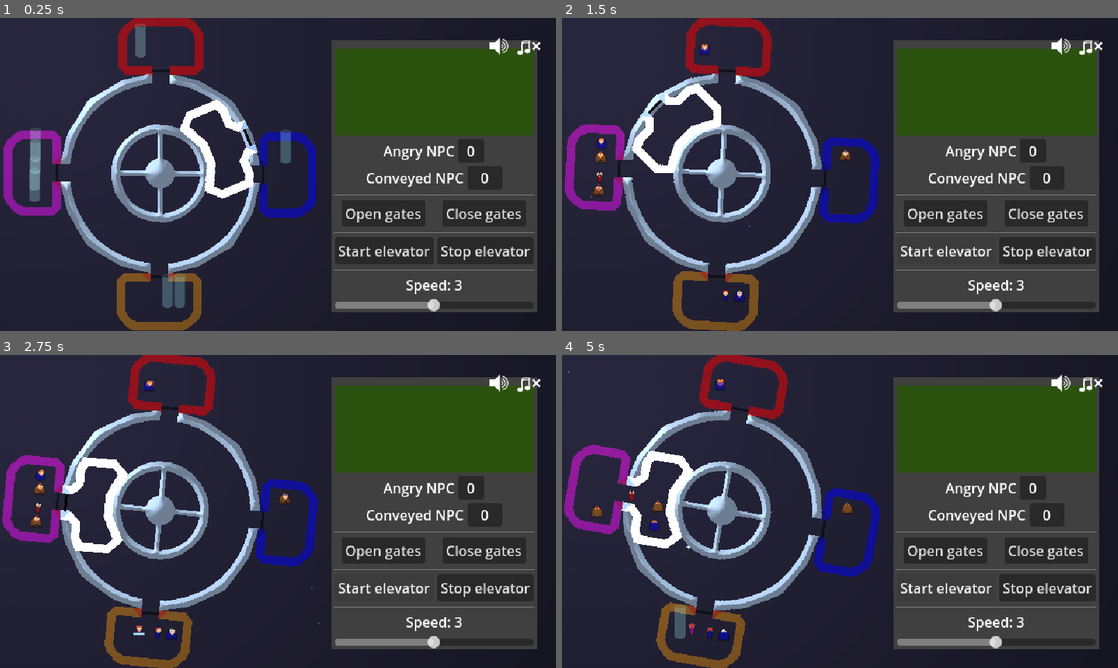
Above: before the commit, frames 1-4 (two rows, left to right).
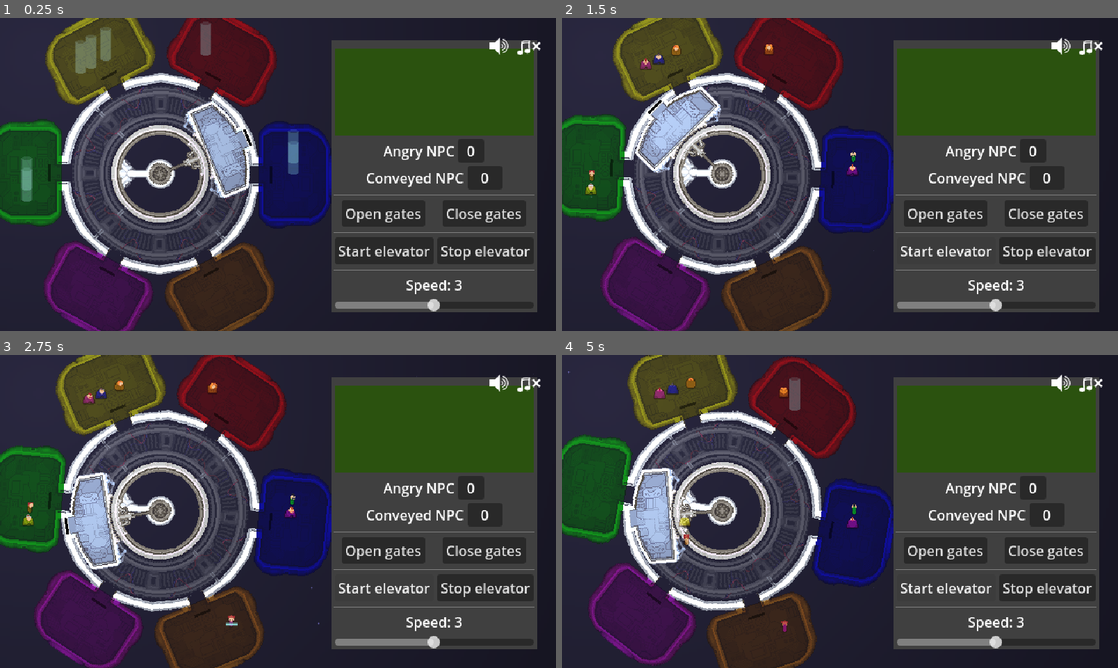
Above: after the commit, the same moments.

Repository: tehelka-gamedev/gmtk-2025
Game: Godot game, scene res://main.tscn
The game is run twice, just before and just after one commit, with the same random seed, the same clock (stepped at 60 frames per second) and the same inputs. The engine's default icon, where the game draws it, is replaced by a stand-in: a white triangle on a blue panel in a dark square. Sound files missing from this copy of the repository are replaced by a short silence.
Inputs:
- Up to frame 1 (0.25 s): no input
- Up to frame 2 (1.5 s): click "Start elevator" at 0.5 s; click "Start elevator" at 1.25 s
- Up to frame 3 (2.75 s): tap Enter (open_door) at 2 s; hold Right (ui_right) from 2.03 s (still down); tap Space (elevator_toggle_movement) at 2.1 s
- Up to frame 4 (5 s): release Right (ui_right) at 2.78 s; hold Down (ui_down) 2.78-3.53 s; tap Enter (open_door) at 2.85, 4.35 s; hold Right (ui_right) 3.53-4.28 s; tap Space (elevator_toggle_movement) at 3.6 s; hold Up (ui_up) from 4.28 s (still down)

The runs differ from the first frame. In frame 1, 32% of the frame differs, in the area x 0-60%, y 0-100%; in frame 2, 31%; in frame 3, 31%; in frame 4, 31%.

Commit message:
Add final sprites

Diff:
--- a/godot/main.tscn
+++ b/godot/main.tscn
@@ -1,14 +1,13 @@
-[gd_scene load_steps=23 format=3 uid="uid://dtidxkaetf78h"]
+[gd_scene load_steps=21 format=3 uid="uid://dtidxkaetf78h"]
 
 [ext_resource type="Script" uid="uid://cdo6vkw180fto" path="res://scripts/game_manager.gd" id="1_lquwl"]
-[ext_resource type="Texture2D" uid="uid://b8vqi0ufi13oa" path="res://sprites/spacestation.png" id="2_1bvp3"]
 [ext_resource type="Texture2D" uid="uid://b6nuk4e64hnsf" path="res://sprites/background.png" id="2_7mycd"]
 [ext_resource type="PackedScene" uid="uid://bixriv415q58j" path="res://objects/elevator.tscn" id="3_7mycd"]
 [ext_resource type="Texture2D" uid="uid://bq8gfnv4drwjg" path="res://sprites/staranimation-Sheet.png" id="3_272bh"]
-[ext_resource type="Texture2D" uid="uid://yb7xrfudbkkw" path="res://sprites/spacestation_n.png" id="3_lquwl"]
 [ext_resource type="Shader" uid="uid://cln8o8wolh2av" path="res://rotsprite.gdshader" id="4_4c57u"]
 [ext_resource type="Script" uid="uid://dqgdl6pik3h05" path="res://objects/space_station.gd" id="4_7mycd"]
 [ext_resource type="PackedScene" uid="uid://dd5giy7mmmmxe" path="res://objects/room.tscn" id="4_272bh"]
+[ext_resource type="Texture2D" uid="uid://r37kde8uq8rm" path="res://sprites/spacestation2.png" id="6_074og"]
 [ext_resource type="Texture2D" uid="uid://ql6m5dp2c24u" path="res://sprites/light.png" id="9_kek77"]
 [ext_resource type="PackedScene" uid="uid://cyg333imlt7y0" path="res://ui/control_panel.tscn" id="11_cegan"]
 [ext_resource type="PackedScene" uid="uid://cyiio111ful15" path="res://ui/mute_sounds_container.tscn" id="12_dg77c"]
@@ -29,10 +28,6 @@
 [sub_resource type="ShaderMaterial" id="ShaderMaterial_efxa6"]
 shader = ExtResource("4_4c57u")
 shader_parameter/pixel_scale = 1.0
-
-[sub_resource type="CanvasTexture" id="CanvasTexture_1bvp3"]
-diffuse_texture = ExtResource("2_1bvp3")
-normal_texture = ExtResource("3_lquwl")
 
 [node name="Main" type="Node2D" node_paths=PackedStringArray("elevator")]
 script = ExtResource("1_lquwl")
@@ -76,32 +71,39 @@
 [node name="SpaceStation" type="Sprite2D" parent="World"]
 material = SubResource("ShaderMaterial_efxa6")
 position = Vector2(184, 179)
-texture = SubResource("CanvasTexture_1bvp3")
+texture = ExtResource("6_074og")
 script = ExtResource("4_7mycd")
 rotation_speed = 2.0
 
 [node name="Rooms" type="Node2D" parent="World/SpaceStation"]
 
 [node name="Room" parent="World/SpaceStation/Rooms" instance=ExtResource("4_272bh")]
-position = Vector2(0, -147)
+rotation = 0.488692
 
 [node name="Room2" parent="World/SpaceStation/Rooms" instance=ExtResource("4_272bh")]
 modulate = Color(0, 0, 1, 0.5)
-position = Vector2(147, 0)
 rotation = 1.5708
 color = 1
 
 [node name="Room3" parent="World/SpaceStation/Rooms" instance=ExtResource("4_272bh")]
 modulate = Color(0.8, 0.45, 0.05, 0.5)
-position = Vector2(0, 147)
-rotation = 3.14159
+rotation = 2.6529
 color = 3
 
 [node name="Room4" parent="World/SpaceStation/Rooms" instance=ExtResource("4_272bh")]
 modulate = Color(0.8, 0.05, 0.8, 0.5)
-position = Vector2(-147, 0)
+rotation = 3.63028
+color = 2
+
+[node name="Room5" parent="World/SpaceStation/Rooms" instance=ExtResource("4_272bh")]
+modulate = Color(0, 1, 0, 0.5)
 rotation = 4.71239
-color = 2
+color = 4
+
+[node name="Room6" parent="World/SpaceStation/Rooms" instance=ExtResource("4_272bh")]
+modulate = Color(0.922, 0.906, 0, 0.502)
+rotation = 5.79449
+color = 5
 
 [node name="Elevator" parent="World" node_paths=PackedStringArray("space_station") instance=ExtResource("3_7mycd")]
 position = Vector2(184, 179)
--- a/godot/objects/elevator.tscn
+++ b/godot/objects/elevator.tscn
@@ -1,13 +1,13 @@
 [gd_scene load_steps=7 format=3 uid="uid://bixriv415q58j"]
 
-[ext_resource type="Texture2D" uid="uid://c46t4mgyx75iv" path="res://sprites/elevator.png" id="1_581l7"]
 [ext_resource type="Script" uid="uid://swsjnrl4wcgr" path="res://objects/elevator.gd" id="1_ogmrx"]
+[ext_resource type="Texture2D" uid="uid://pb4mmeiosgej" path="res://sprites/elevator2.png" id="2_h6q4t"]
 [ext_resource type="Script" uid="uid://5gunqk2qmled" path="res://objects/slot_manager.gd" id="3_uinhc"]
 [ext_resource type="Script" uid="uid://cjd6a7ud0c8av" path="res://objects/slot.gd" id="4_h6q4t"]
 [ext_resource type="Texture2D" uid="uid://71hdcfob7ujv" path="res://icon.svg" id="5_h6q4t"]
 
 [sub_resource type="RectangleShape2D" id="RectangleShape2D_ogmrx"]
-size = Vector2(24, 80)
+size = Vector2(24, 64)
 
 [node name="Elevator" type="Node2D" node_paths=PackedStringArray("inner_pivot", "room_detector", "look_at_helper", "entrance_position", "slot_manager")]
 script = ExtResource("1_ogmrx")
@@ -20,14 +20,14 @@
 [node name="Pivot" type="Node2D" parent="."]
 
 [node name="InnerPivot" type="Node2D" parent="Pivot"]
-position = Vector2(77, 0)
+position = Vector2(46.5, 0)
 
 [node name="Elevator" type="Sprite2D" parent="Pivot/InnerPivot"]
 rotation = 1.5708
-texture = ExtResource("1_581l7")
+texture = ExtResource("2_h6q4t")
 
 [node name="RoomDetector" type="Area2D" parent="Pivot/InnerPivot"]
-position = Vector2(32, 0)
+position = Vector2(56, 0)
 
 [node name="CollisionShape2D" type="CollisionShape2D" parent="Pivot/InnerPivot/RoomDetector"]
 shape = SubResource("RectangleShape2D_ogmrx")
--- a/godot/objects/room.tscn
+++ b/godot/objects/room.tscn
@@ -1,13 +1,13 @@
 [gd_scene load_steps=7 format=3 uid="uid://dd5giy7mmmmxe"]
 
-[ext_resource type="Texture2D" uid="uid://bdg4laa3wc80a" path="res://sprites/room.png" id="1_2vtrl"]
 [ext_resource type="Script" uid="uid://bc64r08fcwb8g" path="res://objects/room.gd" id="1_d4lmf"]
+[ext_resource type="Texture2D" uid="uid://jvibyudsrbft" path="res://sprites/room2.png" id="2_c0xyw"]
 [ext_resource type="Script" uid="uid://5gunqk2qmled" path="res://objects/slot_manager.gd" id="3_lvljb"]
 [ext_resource type="Script" uid="uid://cjd6a7ud0c8av" path="res://objects/slot.gd" id="4_4d8i4"]
 [ext_resource type="Texture2D" uid="uid://71hdcfob7ujv" path="res://icon.svg" id="5_c0xyw"]
 
 [sub_resource type="RectangleShape2D" id="RectangleShape2D_d4lmf"]
-size = Vector2(94, 17)
+size = Vector2(64, 19)
 
 [node name="Room" type="Node2D" node_paths=PackedStringArray("entrance_position", "slot_manager")]
 modulate = Color(1, 0, 0, 0.5)
@@ -17,21 +17,23 @@
 metadata/_edit_group_ = true
 
 [node name="NPCSpawn" type="Marker2D" parent="."]
-position = Vector2(0, -13)
+position = Vector2(0, -169)
 
 [node name="Pivot" type="Node2D" parent="."]
+position = Vector2(0, -156)
 
 [node name="Room" type="Sprite2D" parent="Pivot"]
-texture = ExtResource("1_2vtrl")
+texture = ExtResource("2_c0xyw")
 
 [node name="StaticBody2D" type="StaticBody2D" parent="Pivot"]
-position = Vector2(0, 28)
+position = Vector2(0, 40)
 
 [node name="CollisionShape2D" type="CollisionShape2D" parent="Pivot/StaticBody2D"]
-position = Vector2(0, -0.5)
+position = Vector2(0, 0.5)
 shape = SubResource("RectangleShape2D_d4lmf")
 
 [node name="SlotManager" type="Node2D" parent="."]
+position = Vector2(0, -156)
 script = ExtResource("3_lvljb")
 
 [node name="Marker2D" type="Marker2D" parent="SlotManager"]
@@ -52,9 +54,9 @@
 
 [node name="Door" type="Sprite2D" parent="."]
 modulate = Color(0, 0, 0, 1)
-position = Vector2(0, 28.5)
+position = Vector2(0, -127.5)
 scale = Vector2(0.15625, 0.0234375)
 texture = ExtResource("5_c0xyw")
 
 [node name="EntrancePosition" type="Marker2D" parent="."]
-position = Vector2(0, 16)
+position = Vector2(0, -140)
--- a/godot/scripts/Enum.gd
+++ b/godot/scripts/Enum.gd
@@ -7,7 +7,8 @@
     BLUE,
     PINK,
     ORANGE,
-    #GREEN,
+    GREEN,
+    YELLOW
 }
 
 func color_enum_to_rgb(col: NPCColors) -> Color:
@@ -20,7 +21,9 @@
             return Color(0.8, 0.05, 0.8, 0.5)
         NPCColors.ORANGE:
             return Color(0.8, 0.45, 0.05, 0.5)
-        #NPCColors.GREEN:
-            #return Color(0, 1, 0, 0.5)
+        NPCColors.GREEN:
+            return Color(0, 1, 0, 0.5)
+        NPCColors.YELLOW:
+            return Color(0.922, 0.906, 0.0, 0.502)
         _:
             return Color.WHITE
Binary file added: godot/sprites/elevator2.png
Not shown, added: godot/sprites/elevator2.png.import
Binary file added: godot/sprites/room2.png
Not shown, added: godot/sprites/room2.png.import
Binary file added: godot/sprites/roomconnecter.png
Not shown, added: godot/sprites/roomconnecter.png.import
Binary file added: godot/sprites/roomdecals.png
Not shown, added: godot/sprites/roomdecals.png.import
Binary file added: godot/sprites/spacestation2.png
Not shown, added: godot/sprites/spacestation2.png.import
